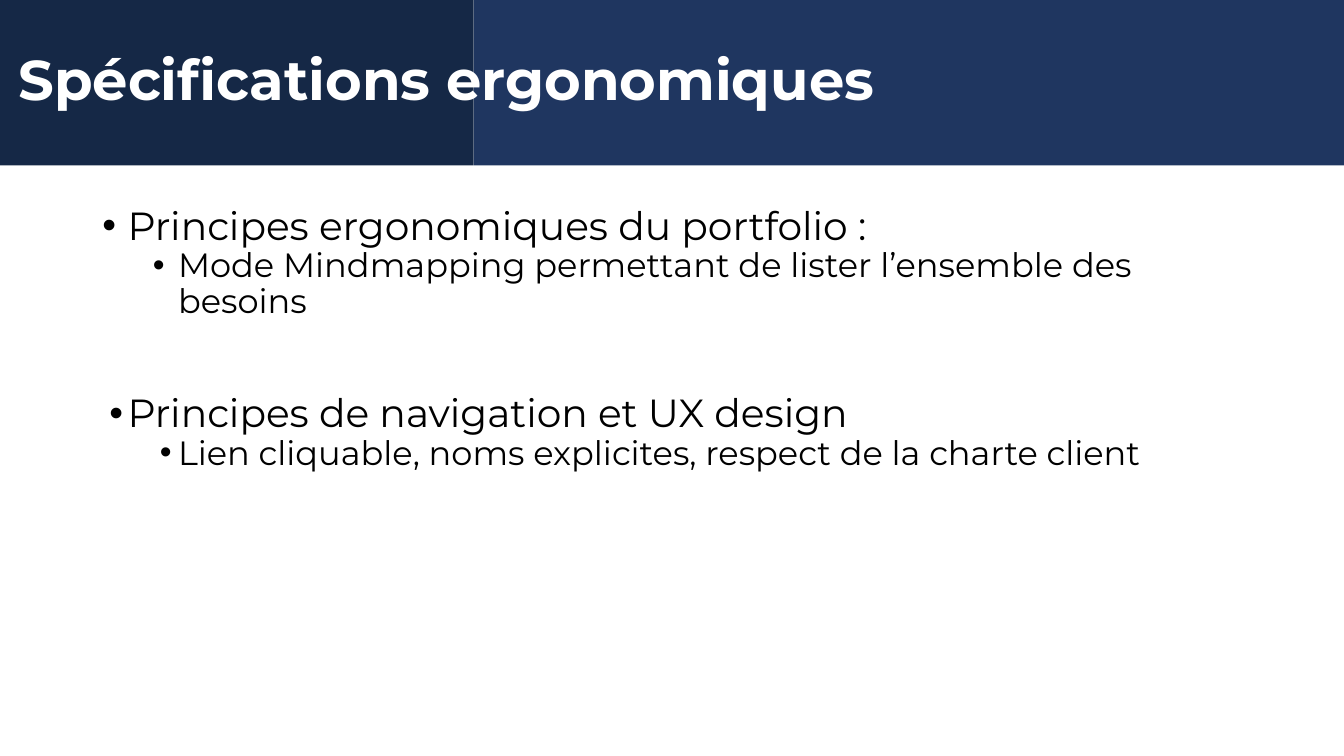
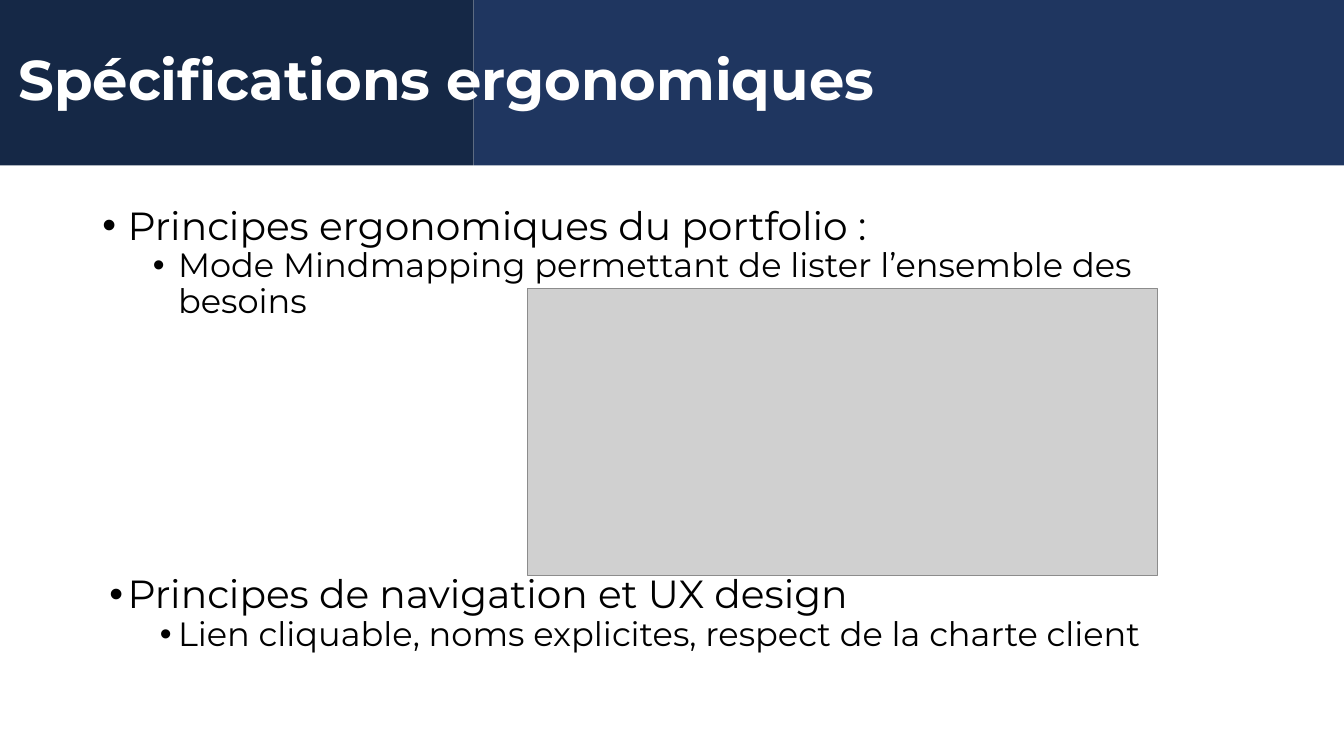
Before and after one commit to Rom1du62/rom1du62.github.io, a slide deck: slide 6 of Réalisation portfolio/Cahier des charges.pptx. Drawn at 1344x756 pixels with LibreOffice and Linux fonts; fonts in the diff are those of the drawing; grey boxes stand for pictures; background and template pictures are left out. Boxes give left, top, right and bottom in pixels: in the first picture for what was removed or moved away, otherwise in the second. Text is boxed around its words. In the diff, an @@ line names an element or a change of style, - is before the commit and + after.

```diff
--- a/Réalisation portfolio/Cahier des charges.pptx
+++ b/Réalisation portfolio/Cahier des charges.pptx
@@ text "Principes ergonomiques du portfolio :" rewrapped from (x1=128, y1=210, x2=1140, y2=472) to (x1=128, y1=210, x2=1140, y2=653) @@
@@ picture added at (x1=528, y1=288, x2=1158, y2=576) @@
```
Also in this commit, not shown: 2 other slides changed, 3 other files.
